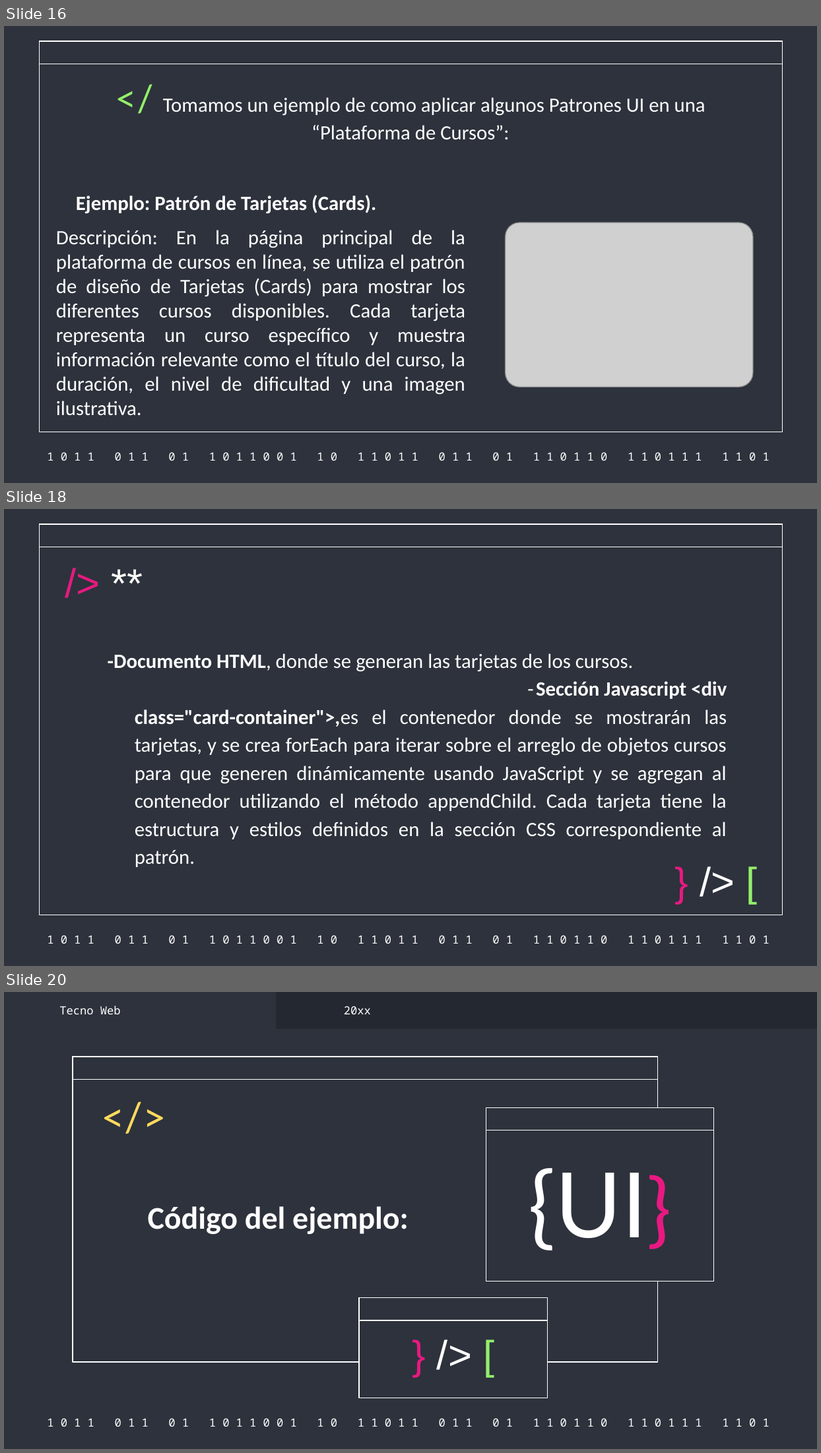
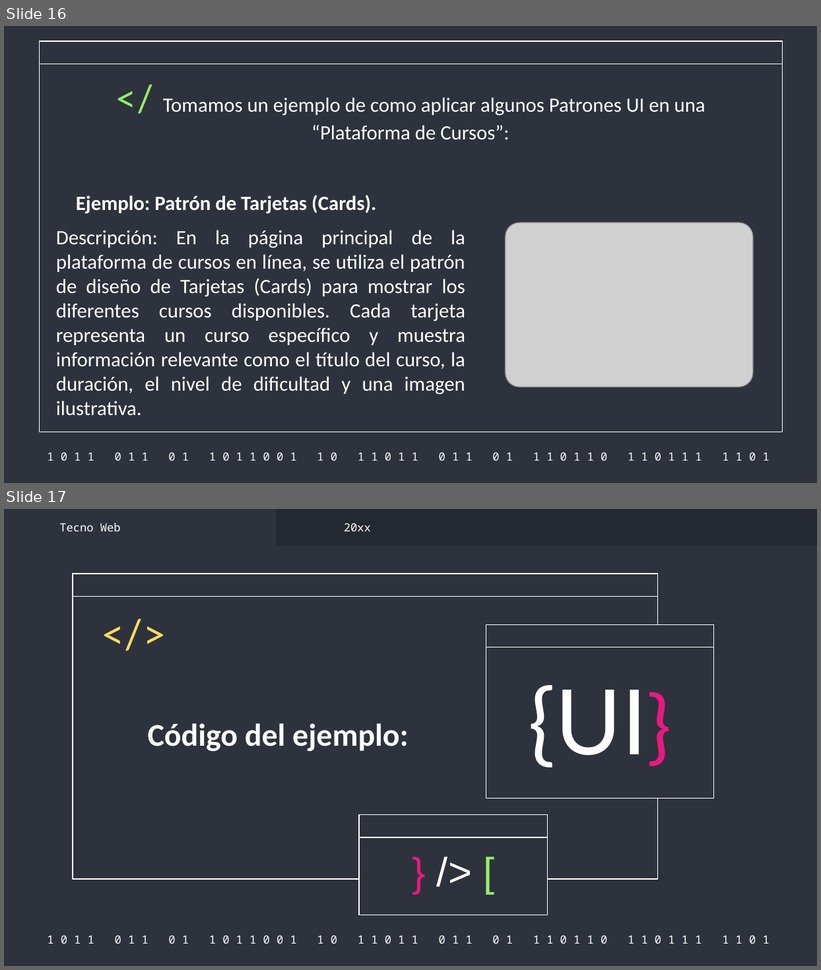
Before and after one commit to PANDITHAjr/WEB-TRANSPORTE-2022-2, a slide deck: DOCUMENTACION/tecnoweb.pptx. Shown one above the other, each under a label of ours: slides 16, 18 and 20 before the commit, slides 16 and 17 after it; the slides between them are not shown. The pictures are 821x1453 and 821x970 pixels, drawn with LibreOffice and Linux fonts; fonts in the diff are those of the drawing; grey boxes stand for pictures. Boxes give left, top, right and bottom in pixels: in the first picture for what was removed or moved away, otherwise in the second. Text is boxed around its words. In the diff, an @@ line names an element or a change of style, - is before the commit and + after.

Commit message:
arreglo de exposicion

```diff
--- a/DOCUMENTACION/tecnoweb.pptx
+++ b/DOCUMENTACION/tecnoweb.pptx
@@ slide 18 removed at [4,509,817,966], background #2D323C; not listed: 3 template elements that a slide beside it also shows @@
@@ text removed at [50,555,158,611] @@
-/> **
@@ subtitle removed at [108,654,727,867] @@
--Documento HTML, donde se generan las tarjetas de los cursos. -Sección Javascript <div class="card-container">,es el contenedor donde se mostrarán las tarjetas, y se crea forEach para iterar sobre el arreglo de objetos cursos para que generen dinámicamente usando JavaScript y se agregan al contenedor utilizando el método appendChild. Cada tarjeta tiene la estructura y estilos definidos en la sección CSS correspondiente al patrón.
@@ text removed at [662,854,770,911] @@
-} /> [
@@ what was slide 20 is now slide 17 @@
```
Also in this commit, not shown: 2 other slides removed.
